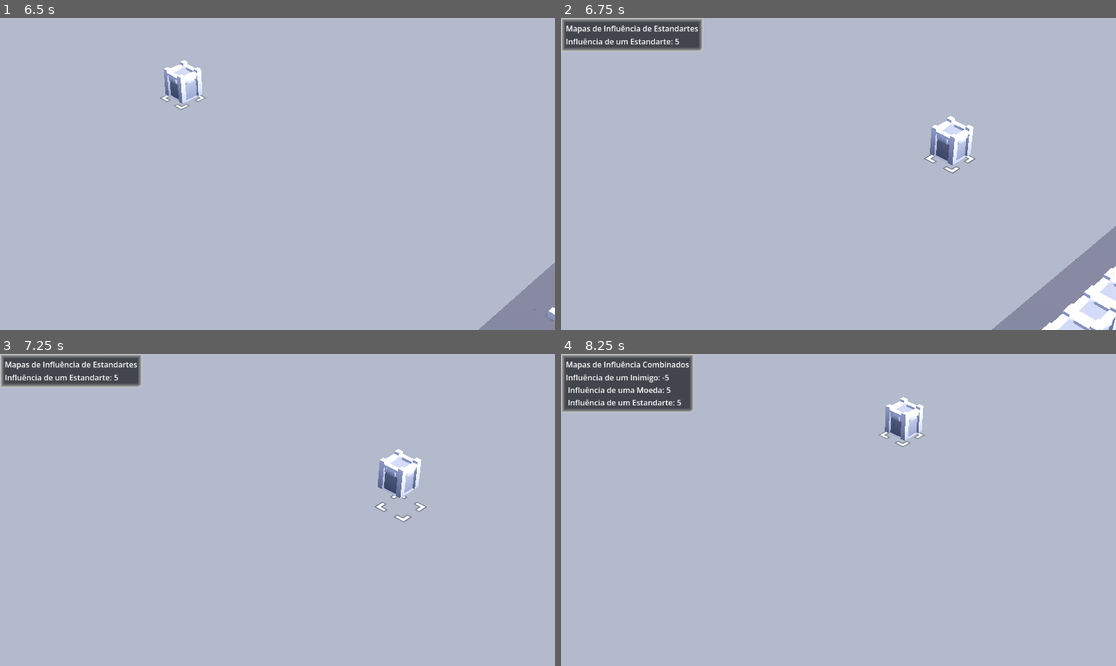
Above: before the commit, frames 1-4 (two rows, left to right).
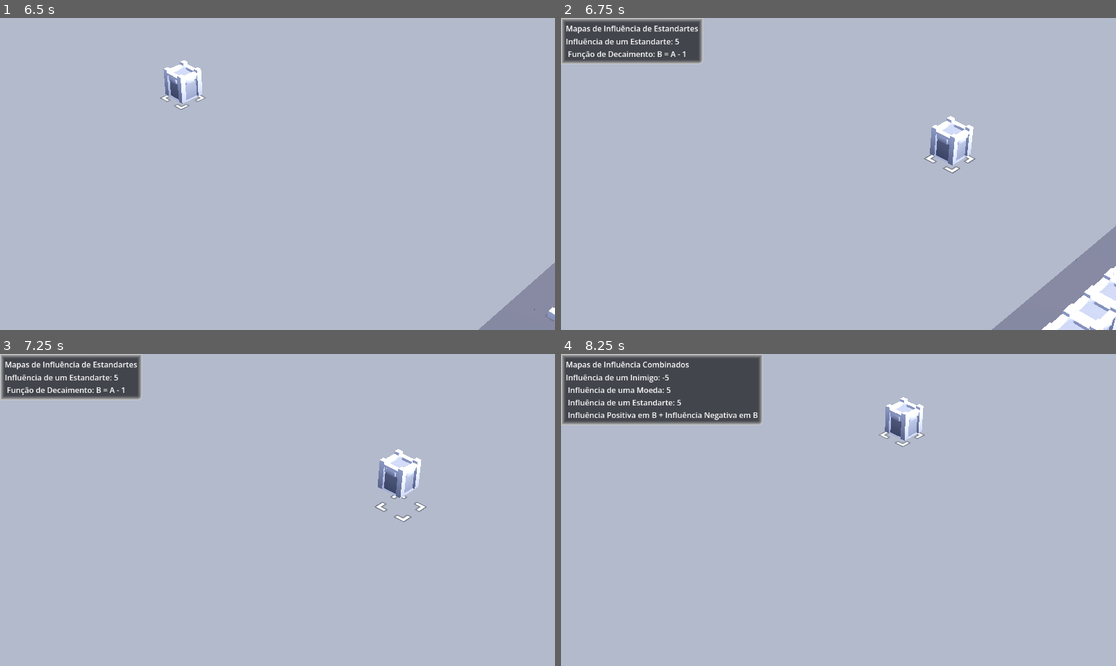
Above: after the commit, the same moments.

Repository: ufjf-gamelab/pcglab3d
Game: Godot game, scene res://scenes/main.tscn
The game is run twice, just before and just after one commit, with the same random seed, the same clock (stepped at 60 frames per second) and the same inputs.
Inputs (mouse positions are in pixels of both pictures, inside the frame that each line leads up to):
- Up to frame 1 (6.5 s): tap Enter at 0.5 s; move the mouse to (399, 158) at 0.52 s; hold D (move_right) 0.53-1.28 s; click (399, 158) at 0.6 s; move the mouse to (166, 189) at 1.27 s; hold S (move_back) 1.28-2.03 s; tap H (ca_generate_dungeon) at 1.35 s; move the mouse to (333, 105) at 2.02 s; hold D (move_right) 2.03-2.78 s; hold F (camera_center) 2.03-2.78 s; move the mouse to (249, 236) at 2.77 s; hold W (move_forward) 2.78-3.53 s; tap Middle mouse button (camera_rotate) at 2.85 s; move the mouse to (444, 220) at 3.52 s; hold A (move_left) 3.53-5.03 s; tap Delete (demolish) at 3.6 s; move the mouse to (111, 127) at 4.27 s; tap G (generate_dungeon) at 4.35 s; move the mouse to (305, 174) at 5.02 s; hold S (move_back) 5.03-5.78 s; hold R (recalculate_heatmaps) 5.03-5.78 s; move the mouse to (194, 96) at 5.77 s; hold D (move_right) from 5.78 s (still down); right-click (194, 96) at 5.85 s
- Up to frame 2 (6.75 s): move the mouse to (960, 158) at 6.52 s; release D (move_right) at 6.53 s; hold W (move_forward) from 6.53 s (still down); hold 3 (show_banners_heatmaps) from 6.53 s (still down)
- Up to frame 3 (7.25 s): keep holding W (move_forward); keep holding 3 (show_banners_heatmaps)
- Up to frame 4 (8.25 s): move the mouse to (727, 525) at 7.27 s; release W (move_forward) at 7.28 s; release 3 (show_banners_heatmaps) at 7.28 s; hold D (move_right) 7.28-8.03 s; tap 2 (show_coins_heatmaps) at 7.35 s; move the mouse to (894, 441) at 8.02 s; hold S (move_back) from 8.03 s (still down); hold 4 (show_combined_heatmaps) from 8.03 s (still down)

Frame 1 is identical in both runs. In frame 2, 1.2% of the frame differs, in the area x 0-26%, y 9-15%; in frame 3, 1.2%; in frame 4, 3.9%, in the area x 0-37%, y 0-23%.

Commit message:
feat: adiciona funcao de decaimento na hud

Diff:
--- a/scripts/utils/heatmap_info_panel.gd
+++ b/scripts/utils/heatmap_info_panel.gd
@@ -9,16 +9,26 @@
 
 func show_heatmap_info(title: String, influences: Dictionary):
 	title_label.text = title
-	subtitle_label.text = _format_influences(influences)
+	subtitle_label.text = format_influences(influences, title)
 	visible = true
 
 func clear():
 	visible = false
 
-func _format_influences(influences: Dictionary) -> String:
+func format_influences(influences: Dictionary, title: String) -> String:
 	var parts := []
 
 	for key in influences.keys():
 		parts.append("%s: %s" % [key, influences[key]])
 
+	var positive_decay_func = UHeat.decay_func_types[UHeat.decay_func_type]["positive_influ_exibit"]
+	var negative_decay_func = UHeat.decay_func_types[UHeat.decay_func_type]["negative_influ_exibit"]
+
+	if title.contains("Inimigo"):
+		parts.append("Função de Decaimento: %s" % negative_decay_func)
+	elif title.contains("Moeda") or title.contains("Estandarte"):
+		parts.append("Função de Decaimento: %s" % positive_decay_func)
+	else:
+		parts.append("Influência Positiva em B + Influência Negativa em B")
+
 	return "\n ".join(parts)
--- a/scripts/utils/utils_heatmap.gd
+++ b/scripts/utils/utils_heatmap.gd
@@ -31,6 +31,20 @@
 var banner_heatmap_visible := false
 var combined_heatmap_visible := false
 
+var decay_func_type = "linear"
+
+var decay_func_types = {
+	"linear": {
+		"positive_influ_exibit": "B = A - 1",
+		"negative_influ_exibit": "B = A + 1"
+	}
+}
+
+func switch_decay_func(positive_influence, curr_heatmap_tile):
+	match decay_func_type:
+		"linear":
+			return curr_heatmap_tile - 1 if positive_influence else curr_heatmap_tile + 1
+
 func create_same_element_type_combined_heatmap(type_heatmaps):
 	var combined_type_heat = {}
 	for heat in type_heatmaps:
@@ -67,9 +81,8 @@
 			# Verifica se o vizinho não é parede
 			if neighbor_id != UGen.WALL_ID and neighbor_id != UGen.SOLID_ID:
 				# Adiciona vizinho no mapa de calor
-				heatmap[neighbor] = heatmap[current] - 1 if positive_influence else heatmap[current] + 1
 				if heatmap[current] != 0:
-					heatmap[neighbor] = heatmap[current] - 1 if positive_influence else heatmap[current] + 1
+					heatmap[neighbor] = switch_decay_func(positive_influence, heatmap[current])
 				else:
 					heatmap[neighbor] = 0
 				queue.append(neighbor)
